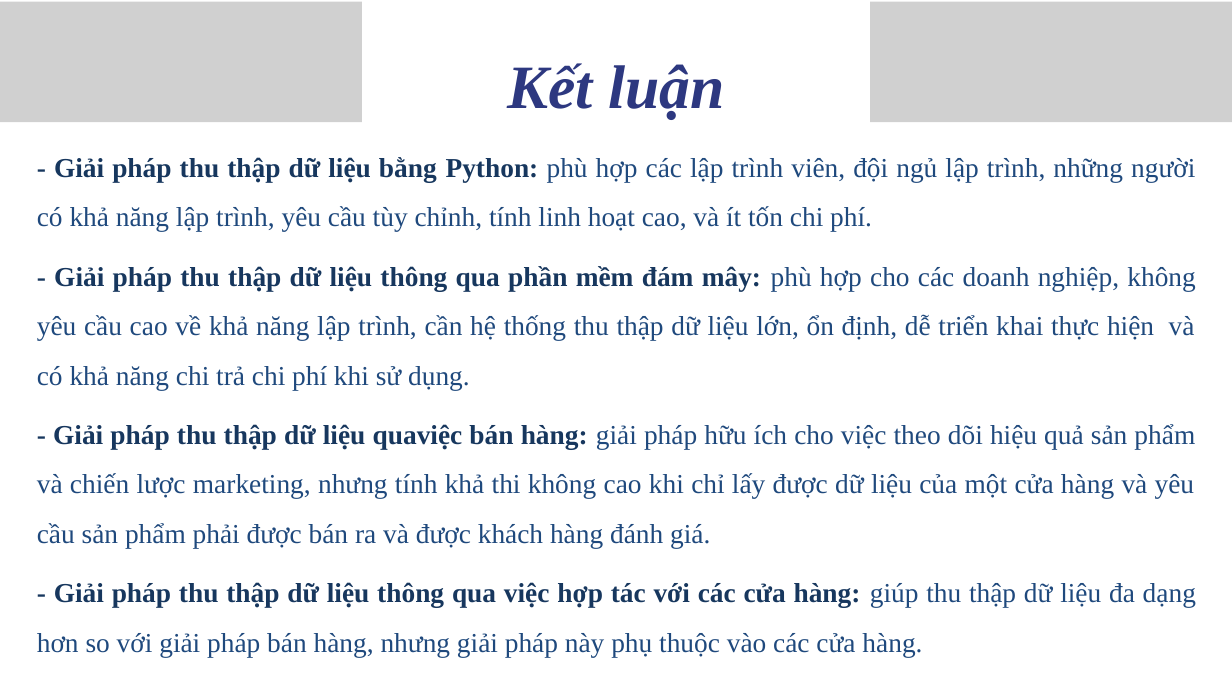
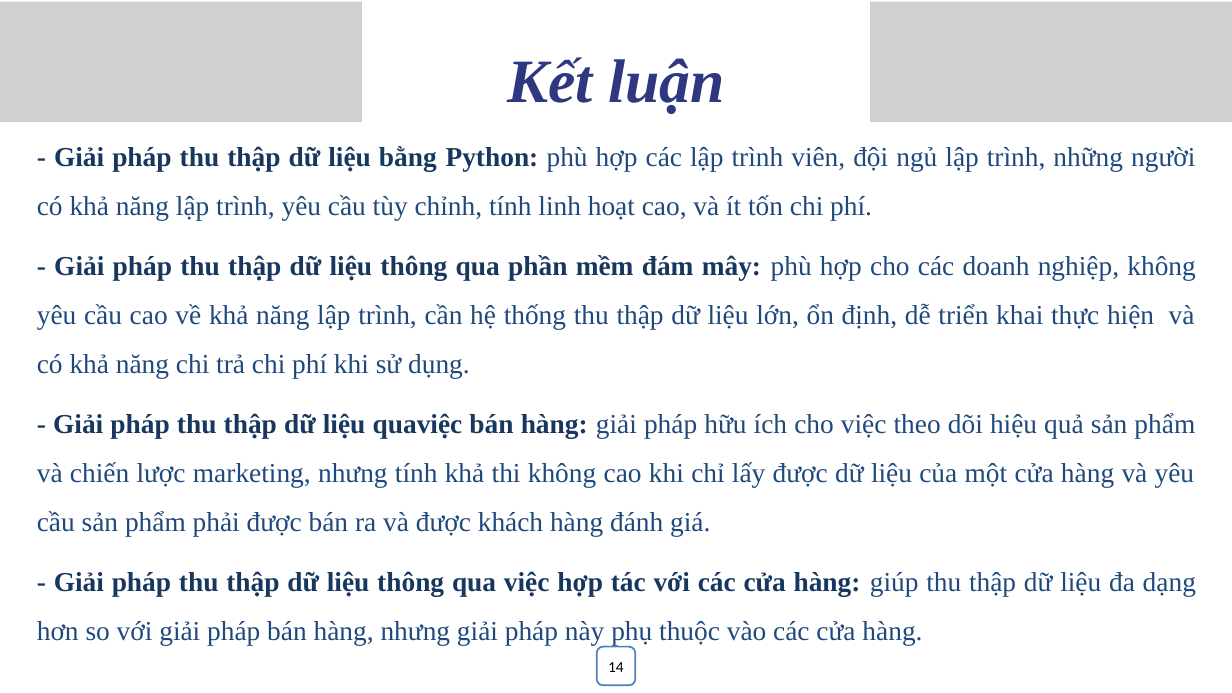
Before and after one commit to tanlocnguyen151203/cn-da21ttb-nguyentanloc-giaiphapthuthapdulieu-api-tmdt, a slide deck: slide 14 of thesis/abs/THỰC TẬP ĐỒ ÁN CHUYÊN NGÀNH.pptx. Drawn at 1232x693 pixels with LibreOffice and Linux fonts; fonts in the diff are those of the drawing; grey boxes stand for pictures. Boxes give left, top, right and bottom in pixels: in the first picture for what was removed or moved away, otherwise in the second. Text is boxed around its words. In the diff, an @@ line names an element or a change of style, - is before the commit and + after.

```diff
--- a/thesis/abs/THỰC TẬP ĐỒ ÁN CHUYÊN NGÀNH.pptx
+++ b/thesis/abs/THỰC TẬP ĐỒ ÁN CHUYÊN NGÀNH.pptx
@@ text "Kết luận": place and size @@
-text "Kết luận" at bbox=[507, 63, 724, 120]
+text "Kết luận" at bbox=[507, 57, 724, 113]
@@ text "- Giải pháp thu thập ...": place and size @@
-text "- Giải pháp thu thập ..." at bbox=[37, 157, 1196, 657]
+text "- Giải pháp thu thập ..." at bbox=[37, 146, 1196, 645]
@@ rounded rectangle added at bbox=[597, 647, 636, 686], fill #FFFFFF, outline #4F81BD 2 pt, 18 pt, text #000000 @@
+14
```
Also in this commit, not shown: 15 other slides changed, 2 other files.
